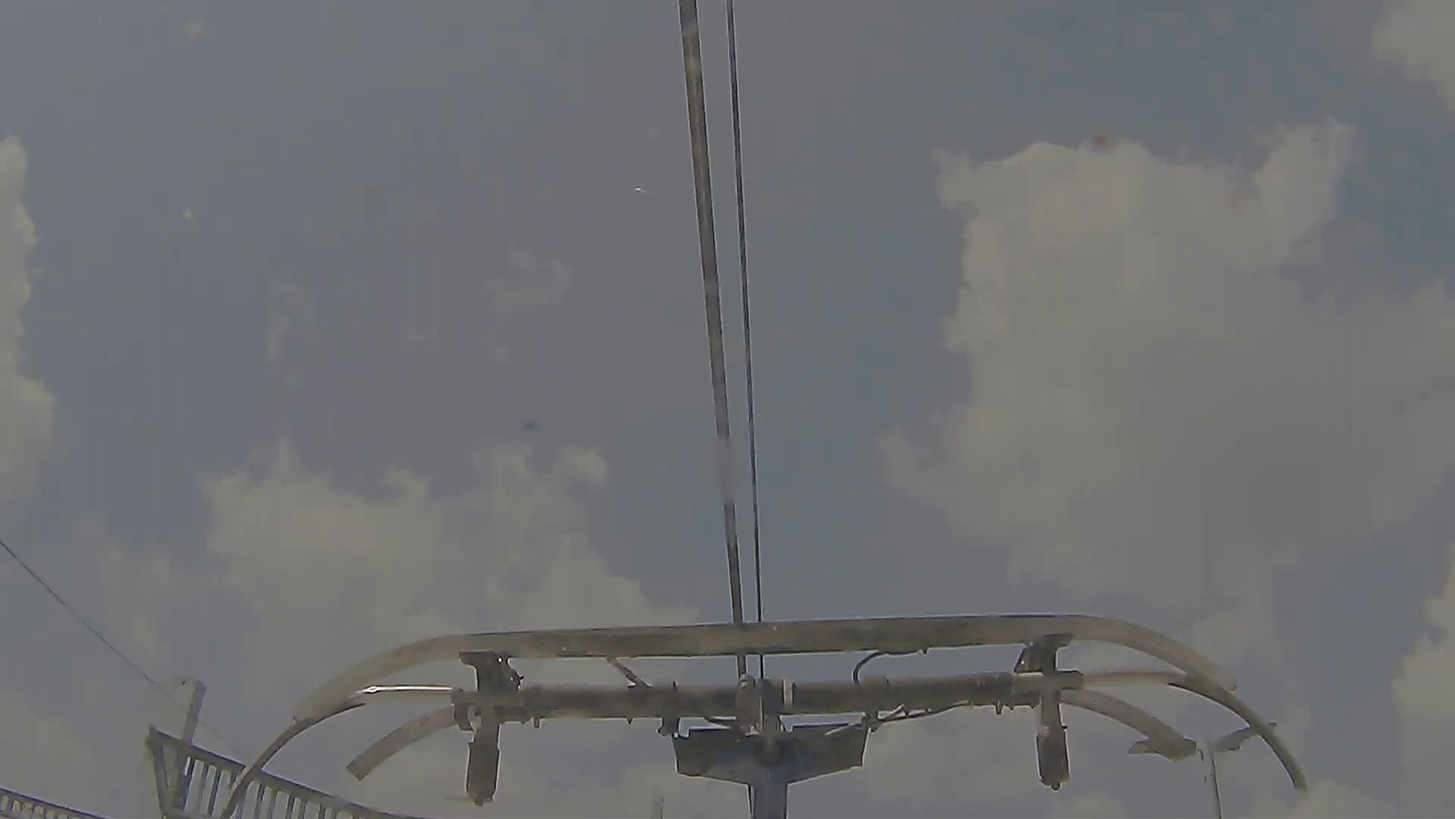
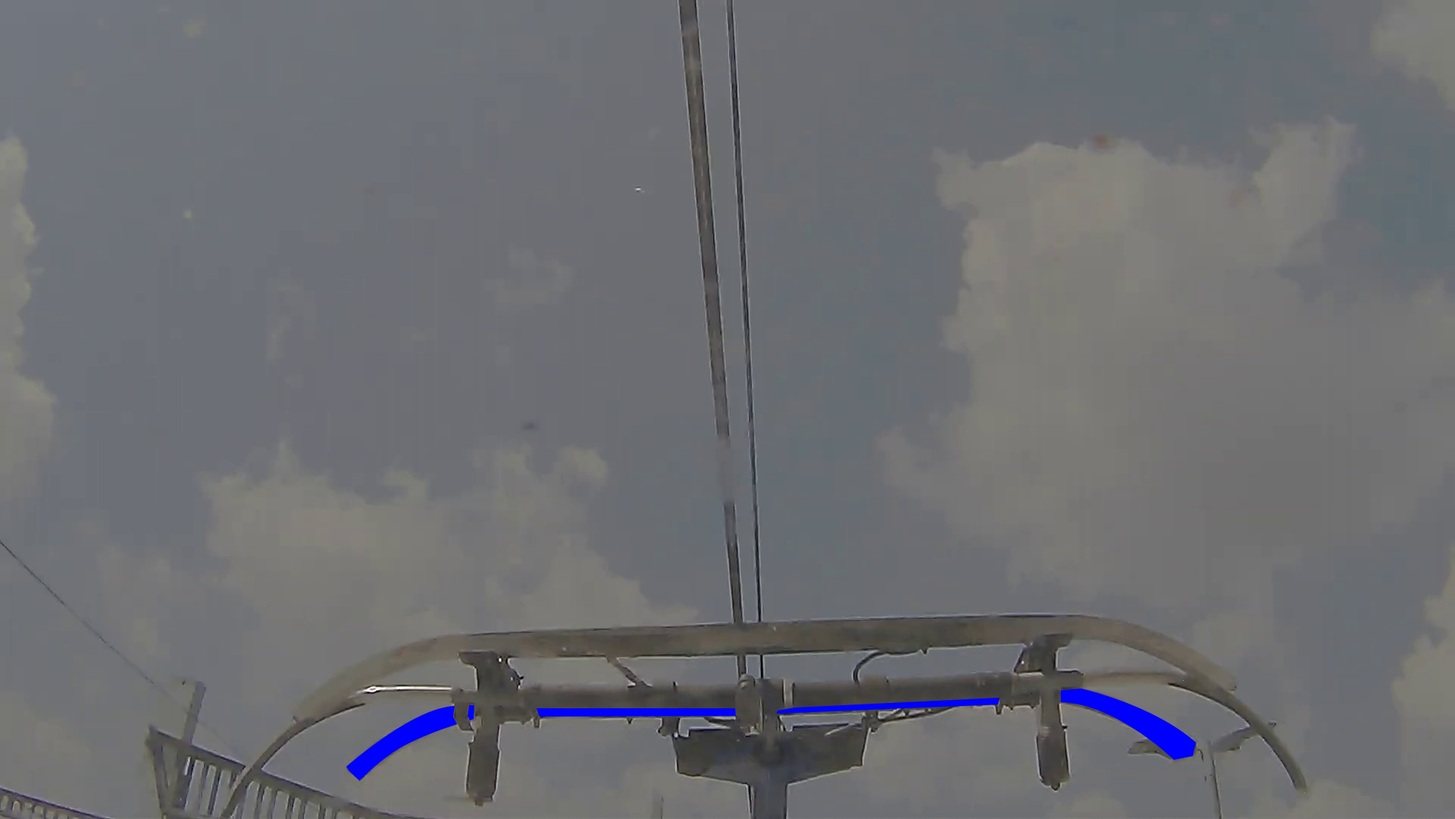
Layered file, before and after one edit (w=1455, h=819). Changes by layer:
showed "mask" (3rd of 3, in "rear_bar") over box(346, 688, 1197, 780)
